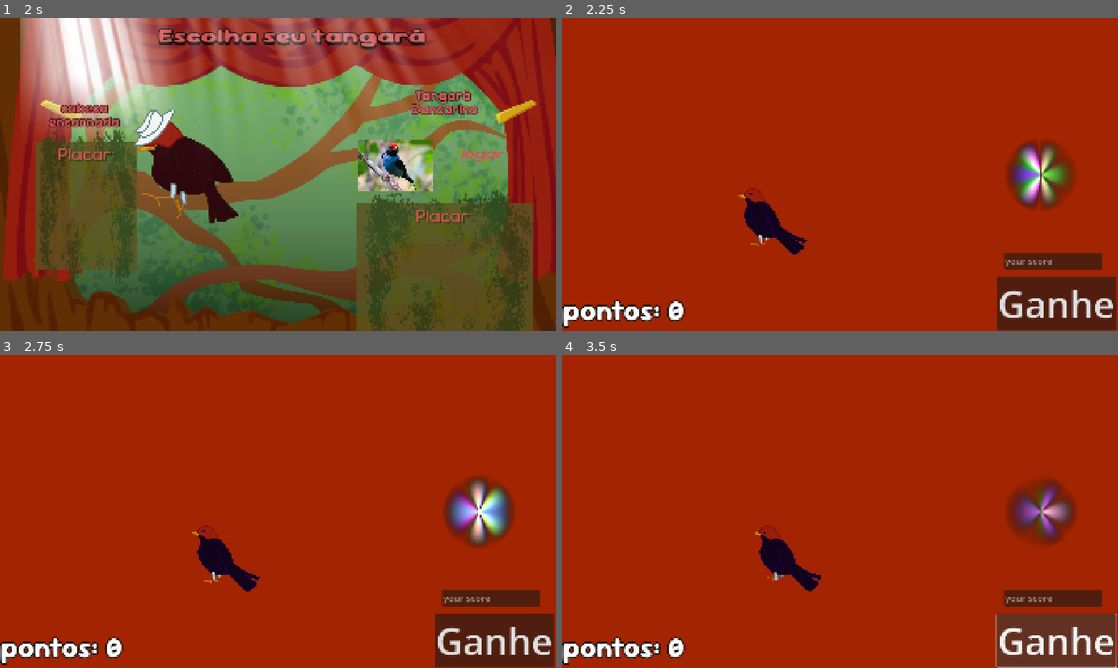
Above: before the commit, frames 1-4 (two rows, left to right).
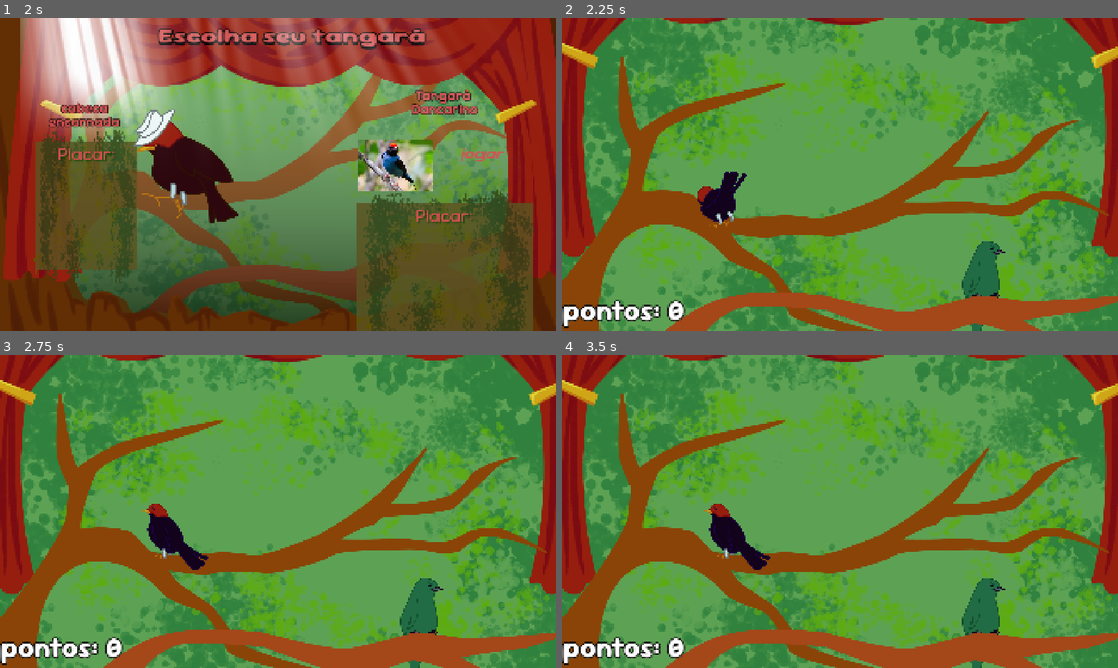
Above: after the commit, the same moments.

Repository: FaunaPolaris/quem-nao-dancar-dancou
Game: Godot game, scene res://mainMenu/mainMenu.tscn
Two runs of this game, one before a commit and one after it. Both use one fixed random seed, a clock stepped at 60 frames per second and the inputs below. Sound files missing from this copy of the repository are replaced by a short silence.
Inputs (mouse positions are in pixels of both pictures, inside the frame that each line leads up to):
- Up to frame 1 (2 s): tap Enter at 0.5 s; move the mouse to (400, 158) at 0.52 s; tap A (A) at 0.6 s; tap D (D) at 0.8, 1.35 s; move the mouse to (166, 190) at 1.27 s; tap S (S) at 1.55 s
- Up to frame 2 (2.25 s): click (751, 171) at 2 s
- Up to frame 3 (2.75 s): no input
- Up to frame 4 (3.5 s): click (1056, 639) at 2.75 s, where only the run before the commit has a clickable "Ganhe"

Frame 1 is identical in both runs. In frame 2, 95% of the frame differs, in the area x 0-100%, y 0-100%; in frame 3, 95%; in frame 4, 95%.

Commit message:
Improve performance

Diff:
--- a/chars/cabecaEncarnada/cabecaEncarnada.tscn
+++ b/chars/cabecaEncarnada/cabecaEncarnada.tscn
@@ -53,7 +53,7 @@
 "speed": 5.0
 }, {
 "frames": [{
-"duration": 1.3,
+"duration": 1.0,
 "texture": ExtResource("9_f1nps")
 }],
 "loop": false,
--- /dev/null
+++ b/chars/tangaraFem/tangaraFem.tscn
@@ -0,0 +1,57 @@
+[gd_scene load_steps=8 format=3 uid="uid://bkeag2byod5ya"]
+
+[ext_resource type="Texture2D" uid="uid://docttk7cxy8o4" path="res://chars/tangaraFem/assets/femea3.png" id="1_jtwx5"]
+[ext_resource type="Texture2D" uid="uid://cpjtoetck0m7l" path="res://chars/tangaraFem/assets/femea1.png" id="2_u18ho"]
+[ext_resource type="Texture2D" uid="uid://donemw6a8miww" path="res://chars/tangaraFem/assets/femea2.png" id="3_0vt4p"]
+
+[sub_resource type="AtlasTexture" id="AtlasTexture_1iu0f"]
+atlas = ExtResource("1_jtwx5")
+region = Rect2(0, 0, 316, 663)
+
+[sub_resource type="AtlasTexture" id="AtlasTexture_x2nku"]
+atlas = ExtResource("2_u18ho")
+region = Rect2(0, 0, 307, 668)
+
+[sub_resource type="AtlasTexture" id="AtlasTexture_0bhyh"]
+atlas = ExtResource("3_0vt4p")
+region = Rect2(0, 0, 322, 677)
+
+[sub_resource type="SpriteFrames" id="SpriteFrames_5j1jl"]
+animations = [{
+"frames": [{
+"duration": 1.0,
+"texture": SubResource("AtlasTexture_1iu0f")
+}, {
+"duration": 1.0,
+"texture": SubResource("AtlasTexture_1iu0f")
+}],
+"loop": true,
+"name": &"hate",
+"speed": 5.0
+}, {
+"frames": [{
+"duration": 1.0,
+"texture": SubResource("AtlasTexture_x2nku")
+}, {
+"duration": 1.0,
+"texture": SubResource("AtlasTexture_x2nku")
+}],
+"loop": true,
+"name": &"idle",
+"speed": 5.0
+}, {
+"frames": [{
+"duration": 1.0,
+"texture": SubResource("AtlasTexture_0bhyh")
+}, {
+"duration": 1.0,
+"texture": SubResource("AtlasTexture_0bhyh")
+}],
+"loop": true,
+"name": &"love",
+"speed": 5.0
+}]
+
+[node name="TangaraFem" type="AnimatedSprite2D"]
+sprite_frames = SubResource("SpriteFrames_5j1jl")
+animation = &"hate"
--- a/gameCabecaEncarnada/gameCabecaEncarnada.gd
+++ b/gameCabecaEncarnada/gameCabecaEncarnada.gd
@@ -1,18 +1,13 @@
 extends Node2D
 
 @onready var bird = $CabecaEncarnada
+@onready var birdFem = $TangaraFem
 @onready var music = $AudioStreamPlayer
-@onready var hit_ring = $ColorRect2
-@onready var cue_circle = $Panel
 
-@export var left_bound: float = 300.0
-@export var right_bound: float = 1620.0
+@export var left_bound: float = 525.0
+@export var right_bound: float = 1048.0
 @export var base_speed: float = 150.0
-@export var hit_window: float = 0.2
-
-@export var cue_duration := 0.5  # Time it takes for the cue to reach the ring
-@export var cue_start_y := 900.0
-@export var cue_end_y := 400.0  # Should match hit_ring.y position
+@export var hit_window: float = 0.4
 
 var current_speed: float = 0.0
 var note_times: Array = []
@@ -20,9 +15,9 @@
 var can_hit: bool = false
 var is_moving_right: bool = true
 var current_anim: String = "slide_right"
-
-var cue_active := false
-var cue_start_time := -1.0
+var active_note: Node2D = null
+var note_scene := preload("res://gameCabecaEncarnada/note2/note2.tscn")
+var popup_scene := preload("res://gameDancarino/popUp/popUp.tscn")
 
 func _ready():
 	load_note_data("res://gameCabecaEncarnada/assets/cabecaEncarnadaNotes.json")
@@ -34,8 +29,8 @@
 func reset_game_state():
 	PlayerInfo.score = 0
 	PlayerInfo.streak = 0
-	bird.position.x = 700
-	bird.position.y = 700
+	bird.position.x = left_bound
+	bird.position.y = 625
 	current_speed = base_speed
 	current_anim = "slide_right"
 	bird.play(current_anim)
@@ -43,119 +38,110 @@
 	current_note_index = 0
 	can_hit = false
 
-	cue_circle.visible = false
-	cue_circle.position.y = cue_start_y
-
 func load_note_data(path: String):
 	var file = FileAccess.open(path, FileAccess.READ)
 	note_times = JSON.parse_string(file.get_as_text()).get("notes", [])
 	file.close()
 
 func start_movement():
+	bird.play("success")
+	await bird.animation_finished
 	current_speed = base_speed * (1 if is_moving_right else -1)
 	current_anim = "slide_right" if is_moving_right else "slide_left"
 	bird.play(current_anim)
 
 func _process(delta):
 	$points.set_text("".join(PackedStringArray(["pontos: ", PlayerInfo.score])))
-
 	if not music.playing:
 		return
 
 	bird.position.x += current_speed * delta
+
 	bird.position.x = clamp(bird.position.x, left_bound, right_bound)
 
 	if current_note_index < note_times.size():
 		var current_time = music.get_playback_position()
 		var note_time = note_times[current_note_index]
 
-		# Launch the cue before the note
-		if not cue_active and current_time >= note_time - cue_duration:
-			start_cue_animation(note_time)
-
-		# Animate cue rising
-		if cue_active:
-			var t = (current_time - cue_start_time) / cue_duration
-			t = clamp(t, 0, 1)
-			cue_circle.position.y = lerp(cue_start_y, cue_end_y, t)
-
-			if t >= 1.0:
-				cue_active = false
-				cue_start_time = -1.0
-
 		if current_time >= note_time and not can_hit:
 			start_hit_window()
 		elif can_hit and current_time > note_time + hit_window:
 			end_hit_window(false)
-
-func start_cue_animation(target_time: float):
-	cue_active = true
-	cue_start_time = music.get_playback_position()
-	cue_circle.position.y = cue_start_y
-	cue_circle.visible = true
 
 func start_hit_window():
 	can_hit = true
 	is_moving_right = !is_moving_right
 	start_movement()
 
+	if active_note:
+		active_note.queue_free()
+	active_note = note_scene.instantiate()
+	active_note.type = " "  # customize if you add more inputs later
+	active_note.position = Vector2(1720, 880)
+	add_child(active_note)
+
 func end_hit_window(hit_registered: bool):
 	if not hit_registered:
 		handle_miss()
 	can_hit = false
 	current_note_index += 1
-	cue_circle.visible = false
 
 func _input(event):
+	print("INPUT fired on:", self.name, " | can_hit:", can_hit)
 	if event.is_action_pressed("dance"):
 		if can_hit:
 			can_hit = false
 			register_hit()
 		else:
-			handle_missed_input()
+			handle_miss_input()
 
 func register_hit():
 	var current_time = music.get_playback_position()
 	var note_time = note_times[current_note_index]
 	var time_diff = abs(current_time - note_time)
 
-	if time_diff > hit_window:
-		handle_missed_hit()
-		end_hit_window(true)
-		return
+	var accuracy = (1.0 - min(time_diff / hit_window, 1.0)) * 100
+	accuracy = clamp(accuracy - fmod(accuracy, 10), 0, 100)
 
-	var accuracy = int(round((1.0 - (time_diff / hit_window)) * 100.0))
-	accuracy = clamp(accuracy - (accuracy % 10), 0, 100)
-
-	if accuracy > 10:
+	if accuracy > 0:
 		handle_hit_success(accuracy)
 	else:
-		handle_missed_hit()
+		handle_miss()
+
+	if active_note:
+		active_note.pop(int(accuracy))
+		active_note = null
 
 	end_hit_window(true)
 
 func handle_hit_success(accuracy: int):
 	PlayerInfo.score += accuracy
 	PlayerInfo.streak += 1
-	bird.play("success")
-	await bird.animation_finished
-	bird.play(current_anim)
 
-func handle_missed_hit():
-	PlayerInfo.streak = 0
-	#bird.play("miss")
-	#await bird.animation_finished
-	#bird.play(current_anim)
+	var popup = popup_scene.instantiate()
+	popup.position = Vector2(randi_range(200, 1720), randi_range(200, 880))
+	if accuracy > 60:
+		popup.get_node("perfect").show()
+		birdFem.play("love")
+		await bird.animation_finished
+		birdFem.play("idle")
+	elif accuracy > 30:
+		popup.get_node("good").show()
+	elif accuracy > 10:
+		popup.get_node("okay").show()
+	else:
+		popup.get_node("missed").show()
+	add_child(popup)
 
 func handle_miss():
 	PlayerInfo.streak = 0
-	cue_circle.visible = false
-	#bird.play("miss")
-	#await bird.animation_finished
-	#bird.play(current_anim)
+	var popup = popup_scene.instantiate()
+	popup.position = Vector2(randi_range(200, 1720), randi_range(200, 880))
+	popup.get_node("missed").show()
+	birdFem.play("hate")
+	await bird.animation_finished
+	birdFem.play("idle")
+	add_child(popup)
 
-func handle_missed_input():
+func handle_miss_input():
 	PlayerInfo.streak = 0
-	#bird.play("miss")
-	#await bird.animation_finished
-	#bird.play(current_anim)
--- a/gameCabecaEncarnada/gameCabecaEncarnada.tscn
+++ b/gameCabecaEncarnada/gameCabecaEncarnada.tscn
@@ -1,8 +1,12 @@
-[gd_scene load_steps=10 format=3 uid="uid://dyogfhihv2rc1"]
+[gd_scene load_steps=14 format=3 uid="uid://dyogfhihv2rc1"]
 
 [ext_resource type="Script" uid="uid://bfl5wwg83g7k0" path="res://gameCabecaEncarnada/gameCabecaEncarnada.gd" id="1_ssxmp"]
 [ext_resource type="AudioStream" uid="uid://c1nxhi2iah6ow" path="res://gameCabecaEncarnada/assets/cabecaEncarnadaMusic.ogg" id="2_4g81p"]
 [ext_resource type="PackedScene" uid="uid://va4dn8wie4go" path="res://chars/cabecaEncarnada/cabecaEncarnada.tscn" id="2_pvv0g"]
+[ext_resource type="Texture2D" uid="uid://c1h2lw2e8nj31" path="res://Shared/assets/background_menu_fundoverde.png" id="2_vgfbc"]
+[ext_resource type="Texture2D" uid="uid://d3r782heys5v5" path="res://Shared/assets/background_menu_cortina.png" id="3_2xcka"]
+[ext_resource type="PackedScene" uid="uid://bkeag2byod5ya" path="res://chars/tangaraFem/tangaraFem.tscn" id="4_2xcka"]
+[ext_resource type="Texture2D" uid="uid://dmh7g80ko6hin" path="res://Shared/assets/background_menu_galhos.png" id="4_7v0ql"]
 [ext_resource type="LabelSettings" uid="uid://ctrfkkqyheg2r" path="res://Shared/resources/pointsLabelSetting.tres" id="4_e55vm"]
 [ext_resource type="Shader" uid="uid://mfx8562fxuso" path="res://saveScore/Shader/radialLight.gdshader" id="5_6ifan"]
 
@@ -36,26 +40,30 @@
 [node name="GameCabecaEncarnada" type="Node2D"]
 script = ExtResource("1_ssxmp")
 
+[node name="BackgroundMenuFundoverde" type="Sprite2D" parent="."]
+position = Vector2(1002, 542)
+texture = ExtResource("2_vgfbc")
+
+[node name="BackgroundMenuCortina" type="Sprite2D" parent="."]
+position = Vector2(976, 300)
+scale = Vector2(1.19197, 1.19197)
+texture = ExtResource("3_2xcka")
+
+[node name="TangaraFem" parent="." instance=ExtResource("4_2xcka")]
+position = Vector2(1453, 927)
+scale = Vector2(0.5, 0.5)
+
+[node name="BackgroundMenuGalhos" type="Sprite2D" parent="."]
+position = Vector2(917, 688)
+rotation = 0.120428
+scale = Vector2(1.138, 0.912)
+texture = ExtResource("4_7v0ql")
+
 [node name="ColorRect" type="ColorRect" parent="."]
+visible = false
 offset_right = 1929.0
 offset_bottom = 1095.0
 color = Color(0.634321, 0.143522, 3.85046e-07, 1)
-
-[node name="Button" type="Button" parent="."]
-offset_left = 1500.0
-offset_top = 892.0
-offset_right = 1911.0
-offset_bottom = 1075.0
-theme_override_font_sizes/font_size = 128
-text = "Ganhe"
-
-[node name="TextEdit" type="TextEdit" parent="."]
-offset_left = 1526.0
-offset_top = 809.0
-offset_right = 1863.0
-offset_bottom = 868.0
-theme_override_font_sizes/font_size = 32
-placeholder_text = "your score"
 
 [node name="CabecaEncarnada" parent="." instance=ExtResource("2_pvv0g")]
 scale = Vector2(0.5, 0.5)
@@ -71,6 +79,7 @@
 label_settings = ExtResource("4_e55vm")
 
 [node name="ColorRect2" type="ColorRect" parent="."]
+visible = false
 material = SubResource("ShaderMaterial_wny2a")
 custom_minimum_size = Vector2(128, 128)
 offset_left = 1525.0
--- /dev/null
+++ b/gameCabecaEncarnada/note2/note2.tscn
@@ -0,0 +1,51 @@
+[gd_scene load_steps=8 format=3 uid="uid://cpu40ahfngviu"]
+
+[ext_resource type="Script" uid="uid://dpbusrc36y2wg" path="res://gameCabecaEncarnada/note2/note_2.gd" id="1_exupt"]
+[ext_resource type="FontFile" uid="uid://cvyenicim88j7" path="res://Shared/font/Sour_Gummy/static/SourGummy-ExtraBold.ttf" id="2_auf0j"]
+
+[sub_resource type="Gradient" id="Gradient_onxca"]
+interpolation_mode = 2
+offsets = PackedFloat32Array(0.221311, 0.57377, 0.762295)
+colors = PackedColorArray(0.960784, 0.760784, 0, 0.537255, 0.678431, 0.803922, 0.580392, 0.580392, 1, 1, 1, 0)
+
+[sub_resource type="GradientTexture2D" id="GradientTexture2D_wqe6w"]
+gradient = SubResource("Gradient_onxca")
+width = 128
+height = 128
+fill = 1
+fill_from = Vector2(0.5, 0.5)
+
+[sub_resource type="StyleBoxTexture" id="StyleBoxTexture_67oj5"]
+texture = SubResource("GradientTexture2D_wqe6w")
+
+[sub_resource type="LabelSettings" id="LabelSettings_r4dch"]
+line_spacing = 0.0
+font = ExtResource("2_auf0j")
+font_size = 80
+outline_size = 8
+outline_color = Color(0, 0, 0, 1)
+
+[sub_resource type="CircleShape2D" id="CircleShape2D_jxcgb"]
+
+[node name="Note2" type="RigidBody2D"]
+gravity_scale = -3.0
+script = ExtResource("1_exupt")
+
+[node name="Panel" type="Panel" parent="."]
+custom_minimum_size = Vector2(32, 32)
+offset_right = 128.0
+offset_bottom = 128.0
+theme_override_styles/panel = SubResource("StyleBoxTexture_67oj5")
+
+[node name="key" type="Label" parent="Panel"]
+custom_minimum_size = Vector2(128, 128)
+layout_mode = 0
+offset_right = 128.0
+offset_bottom = 128.0
+text = "x"
+label_settings = SubResource("LabelSettings_r4dch")
+horizontal_alignment = 1
+vertical_alignment = 1
+
+[node name="CollisionShape2D" type="CollisionShape2D" parent="."]
+shape = SubResource("CircleShape2D_jxcgb")
--- /dev/null
+++ b/gameCabecaEncarnada/note2/note_2.gd
@@ -0,0 +1,11 @@
+extends Node2D
+
+@export var type: String
+signal popped
+
+func _ready():
+	$Panel/key.set_text(type)
+
+func pop(accuracy: int):
+	popped.emit(accuracy)
+	queue_free()
--- a/project.godot
+++ b/project.godot
@@ -24,6 +24,7 @@
 
 window/size/viewport_width=1920
 window/size/viewport_height=1080
+window/size/mode=1
 window/size/resizable=false
 window/stretch/mode="canvas_items"
 
@@ -58,3 +59,9 @@
 "events": [Object(InputEventKey,"resource_local_to_scene":false,"resource_name":"","device":-1,"window_id":0,"alt_press …(192 unchanged characters)…
 ]
 }
+" "={
+"deadzone": 0.2,
+"events": [Object(InputEventKey,"resource_local_to_scene":false,"resource_name":"","device":-1,"window_id":0,"alt_pressed":false,"shift_pressed":false,"ctrl_pressed":false,"meta_pressed":false,"pressed":false,"keycode":0,"physical_keycode":32,"key_label":0,"unicode":32,"location":0,"echo":false,"script":null)
+, Object(InputEventMouseButton,"resource_local_to_scene":false,"resource_name":"","device":-1,"window_id":0,"alt_pressed":false,"shift_pressed":false,"ctrl_pressed":false,"meta_pressed":false,"button_mask":0,"position":Vector2(0, 0),"global_position":Vector2(0, 0),"factor":1.0,"button_index":2,"canceled":false,"pressed":false,"double_click":false,"script":null)
+]
+}
Binary file added: chars/tangaraFem/assets/femea1.png
Not shown, added: chars/tangaraFem/assets/femea1.png.import
Binary file added: chars/tangaraFem/assets/femea2.png
Not shown, added: chars/tangaraFem/assets/femea2.png.import
Binary file added: chars/tangaraFem/assets/femea3.png
Not shown, added: chars/tangaraFem/assets/femea3.png.import
Not shown, added: gameCabecaEncarnada/note2/note_2.gd.uid
